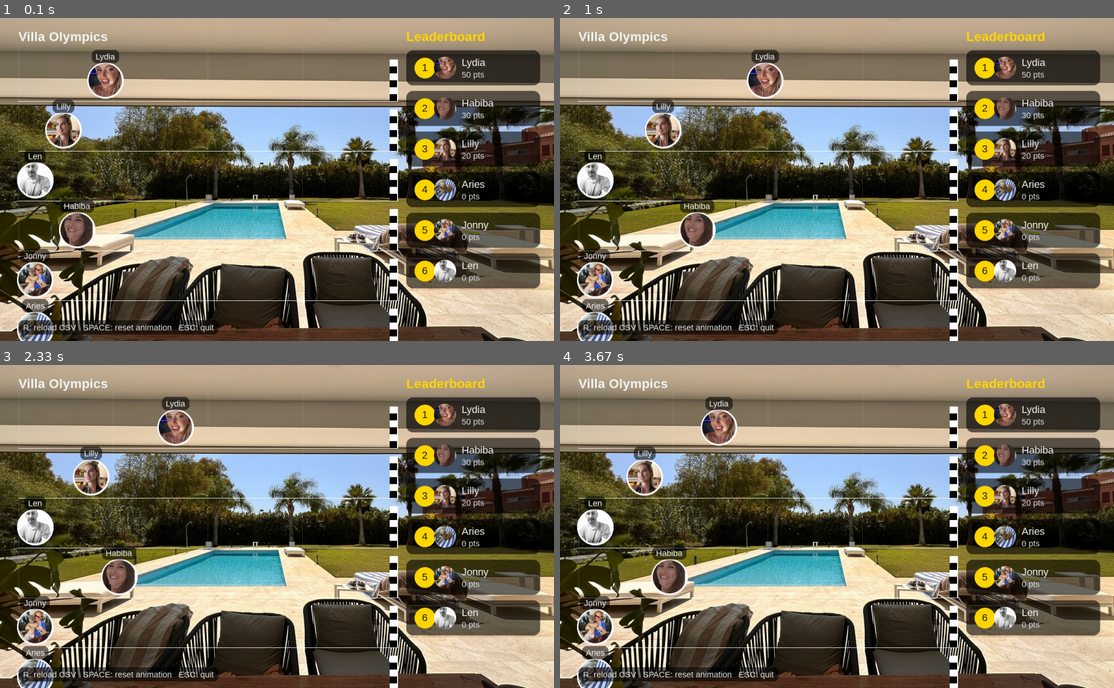
Above: before the commit, frames 1-4 (two rows, left to right).
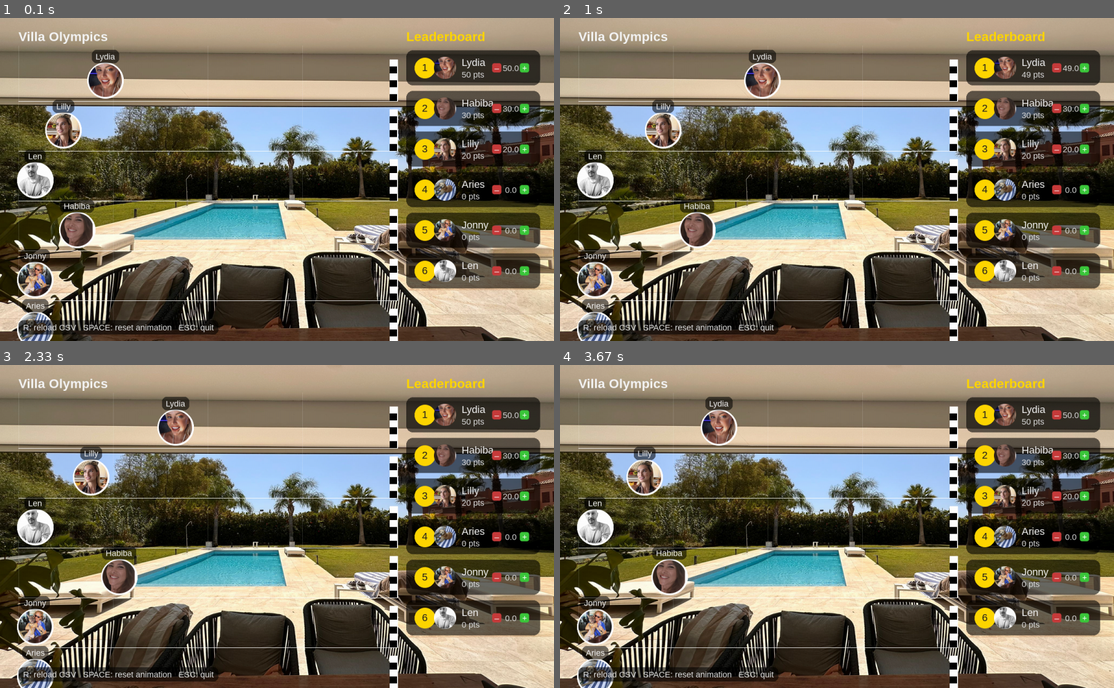
Above: after the commit, the same moments.

Repository: liddyt100/VillaOlympics
Game: pygame game, started from VillaOlympics/main.py
The game is run twice, just before and just after one commit, with the same random seed, the same clock (stepped at 60 frames per second) and the same inputs.
Inputs (mouse positions are in pixels of both pictures, inside the frame that each line leads up to):
- Up to frame 1 (0.1 s): no input
- Up to frame 2 (1 s): tap Space at 0.33 s; click (1058, 66) at 0.72 s, where only the run after the commit has a clickable "–"
- Up to frame 3 (2.33 s): hold R 1-1.47 s; tap Space at 1.07, 1.37, 1.57, 1.87, 2.07 s
- Up to frame 4 (3.67 s): tap Space at 2.4, 2.7, 2.9, 3.2, 3.47 s

The runs differ from the first frame. In frame 1, 0.8% of the frame differs, in the area x 88-96%, y 13-80%; in frame 2, 1.3%, in the area x 33-96%, y 9-80%; in frame 3, 0.8%; in frame 4, 0.8%.

Commit message:
adding dynamic buttons to increment score

Diff:
--- a/VillaOlympics/main.py
+++ b/VillaOlympics/main.py
@@ -157,6 +157,7 @@
         self.sb = Scoreboard()
         self.sb.load_from_csv(PLAYERS_CSV)
         self.sb.set_target_progresses()
+        self.inc_buttons = []  # (rect, player_index, delta)
 
         # Fonts
         self.font_big = pygame.font.SysFont("Arial", 28, bold=True)
@@ -174,11 +175,17 @@
             if event.type == pygame.QUIT:
                 self.running = False
             elif event.type == pygame.KEYDOWN:
-                if event.key == pygame.K_r:     # Reload from CSV
+                if event.key == pygame.K_r:
                     self.sb.load_from_csv(PLAYERS_CSV)
                     self.sb.set_target_progresses()
-                elif event.key == pygame.K_SPACE:  # Reset animation
+                elif event.key == pygame.K_SPACE:
                     self.reset_animation()
+            elif event.type == pygame.MOUSEBUTTONDOWN and event.button == 1:
+                mouse_pos = event.pos
+                for rect, player, delta in self.inc_buttons:
+                    if rect.collidepoint(mouse_pos):
+                        player.points += delta
+                        self.sb.set_target_progresses()
 
     def draw_grid(self, surf):
         # vertical tick marks at 0%, 25%, 50%, 75%, 100%
@@ -232,6 +239,9 @@
                 pygame.draw.rect(self.screen, col, pygame.Rect(flag_x - 16, lane_y + j*int(LANE_HEIGHT/6), 16, int(LANE_HEIGHT/6)))
 
     def draw_leaderboard(self):
+        # Clear inc_buttons to avoid accumulating duplicates
+        self.inc_buttons = []
+
         # Panel title
         title = self.font_big.render("Leaderboard", True, UI_ACCENT)
         self.screen.blit(title, (LEADERBOARD_X, 24))
@@ -265,6 +275,40 @@
             pts_txt = f"{int(p.points) if float(p.points).is_integer() else p.points}"
             pts_s = self.font_small.render(f"{pts_txt} pts", True, SCORE_COLOUR)
             self.screen.blit(pts_s, (LEADERBOARD_X + 120, y + 42))
+
+            # Adjust these values:
+            button_size = 20
+            button_gap = 20  # space between buttons and score
+            right_margin = 24  # distance from right edge of pill
+
+            # Fixed positions for buttons
+            plus_x = LEADERBOARD_X + LEADERBOARD_W - right_margin - button_size
+            score_x = plus_x - button_gap - button_size // 2
+            minus_x = plus_x - button_size - button_gap - button_size
+
+            score_y = y + row_h // 2
+
+            # Draw minus button
+            minus_rect = pygame.Rect(minus_x, score_y - button_size // 2, button_size, button_size)
+            pygame.draw.rect(self.screen, (200, 60, 60), minus_rect, border_radius=4)
+            minus_surf = self.font_small.render("–", True, (255, 255, 255))
+            minus_surf_rect = minus_surf.get_rect(center=minus_rect.center)
+            self.screen.blit(minus_surf, minus_surf_rect)
+            self.inc_buttons.append((minus_rect, p, -1))
+
+            # Draw plus button
+            plus_rect = pygame.Rect(plus_x, score_y - button_size // 2, button_size, button_size)
+            pygame.draw.rect(self.screen, (60, 200, 60), plus_rect, border_radius=4)
+            plus_surf = self.font_small.render("+", True, (255, 255, 255))
+            plus_surf_rect = plus_surf.get_rect(center=plus_rect.center)
+            self.screen.blit(plus_surf, plus_surf_rect)
+            self.inc_buttons.append((plus_rect, p, +1))
+
+            # Center the score between the two buttons
+            score_center_x = (minus_rect.right + plus_rect.left) // 2
+            score_surf = self.font_small.render(str(p.points), True, SCORE_COLOUR)
+            score_rect = score_surf.get_rect(center=(score_center_x, score_y))
+            self.screen.blit(score_surf, score_rect)
 
     def update(self, dt):
         self.sb.update_animation(dt)
